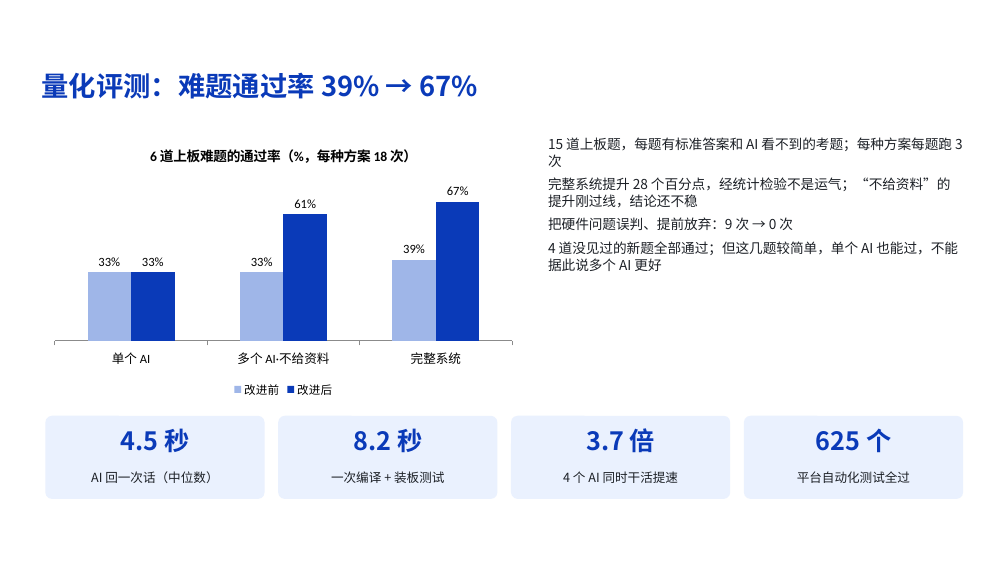
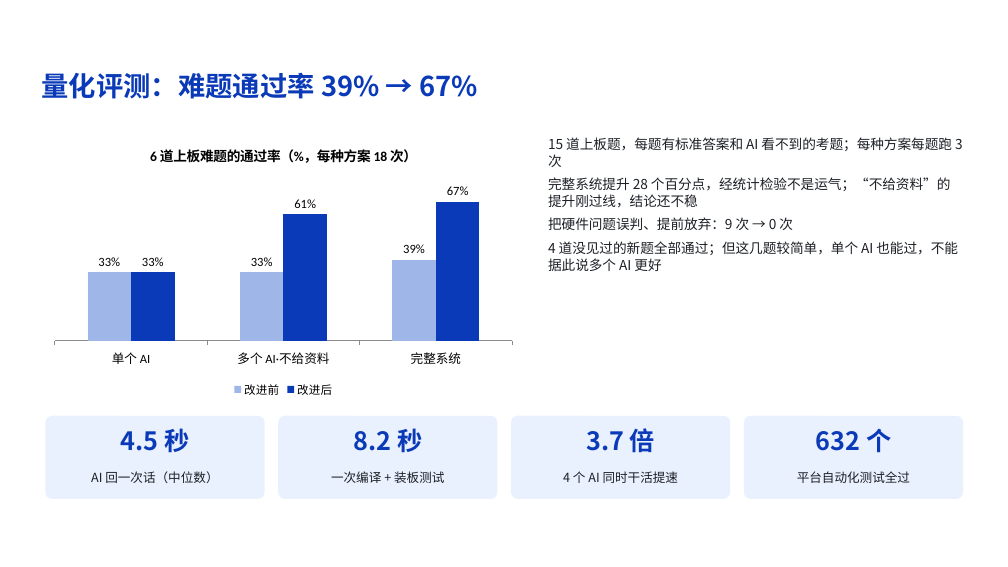
Before and after one commit to z-xxkk/firmforge, a slide deck: slide 17 of submission/方案讲解.pptx. Drawn at 1008x567 pixels with LibreOffice and Linux fonts; fonts in the diff are those of the drawing; background and template pictures are left out. Boxes give left, top, right and bottom in pixels: in the first picture for what was removed or moved away, otherwise in the second. Text is boxed around its words. In the diff, an @@ line names an element or a change of style, - is before the commit and + after.

```diff
--- a/submission/方案讲解.pptx
+++ b/submission/方案讲解.pptx
@@ text at (816,428,891,453): text changed @@
-625 个
+632 个
```
Also in this commit, not shown: 1 other slide changed, 4 other files.
